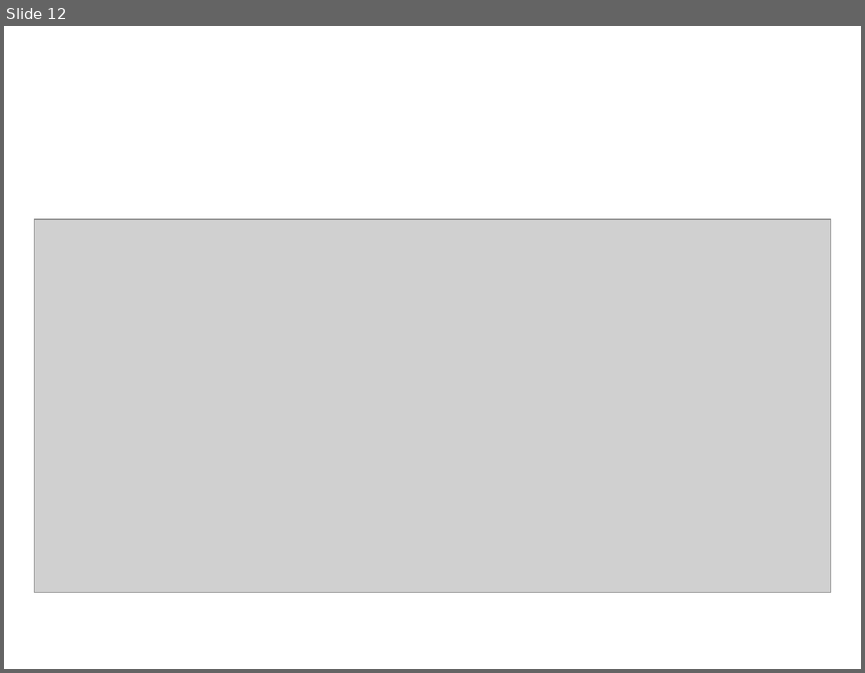
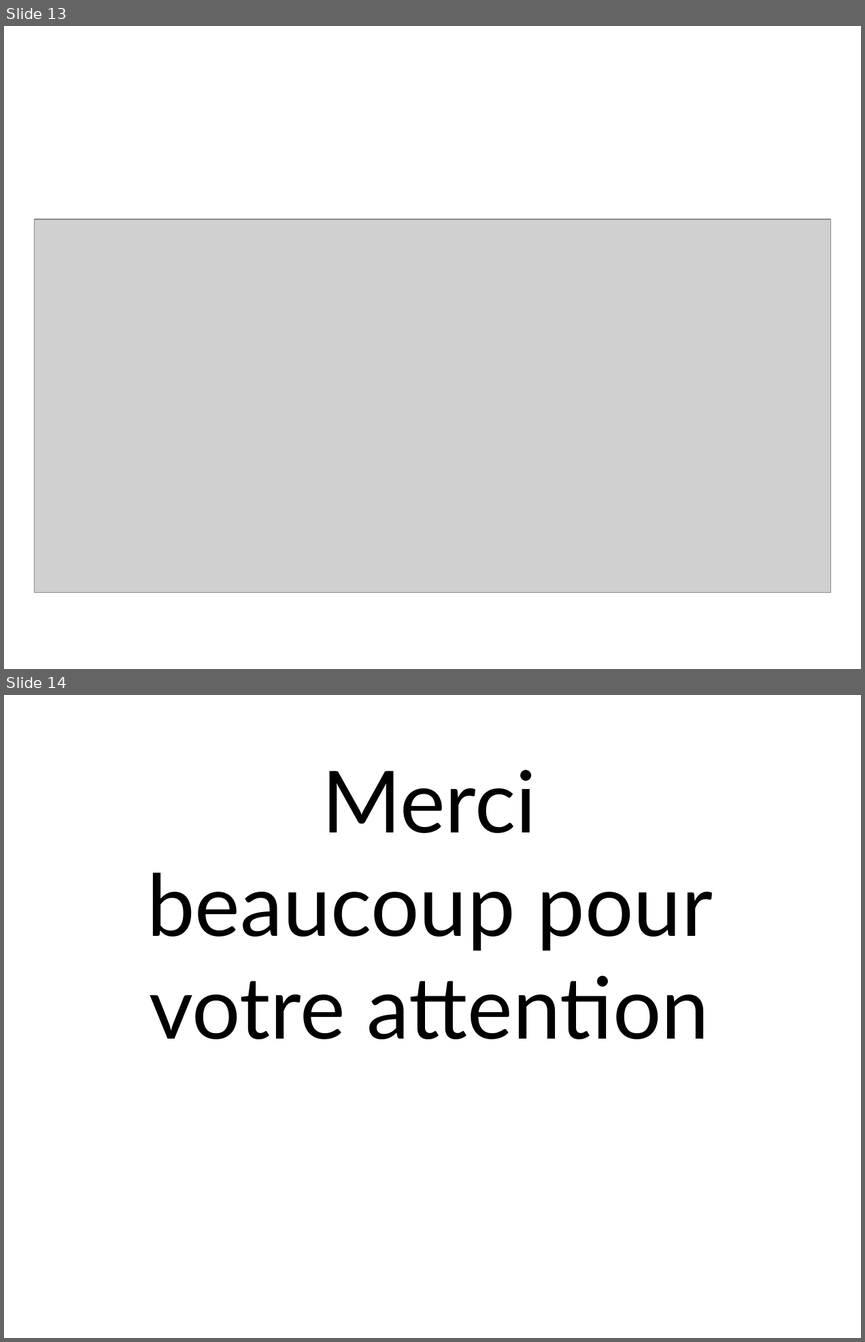
Before and after one commit to costany93/mymemory, a slide deck: 2186_curved_lines/2186.ppt. Shown one above the other, each under a label of ours: slide 12 before the commit, slides 13 and 14 after it. The pictures are 865x673 and 865x1342 pixels, drawn with LibreOffice and Linux fonts; fonts in the diff are those of the drawing; grey boxes stand for pictures; background and template pictures are left out. Boxes give left, top, right and bottom in pixels: in the first picture for what was removed or moved away, otherwise in the second. Text is boxed around its words. In the diff, an @@ line names an element or a change of style, - is before the commit and + after.

```diff
--- a/2186_curved_lines/2186.ppt
+++ b/2186_curved_lines/2186.ppt
@@ slide 14 added at <box>4,695,861,1338</box>, background picture (left out) @@
@@ text added at <box>147,770,713,1039</box>, 72 pt, text #000000 @@
+Merci beaucoup pour votre attention
@@ what was slide 12 is now slide 13 @@
```
Also in this commit, not shown: 7 slides changed, 3 other slides added, 3 slides removed.
